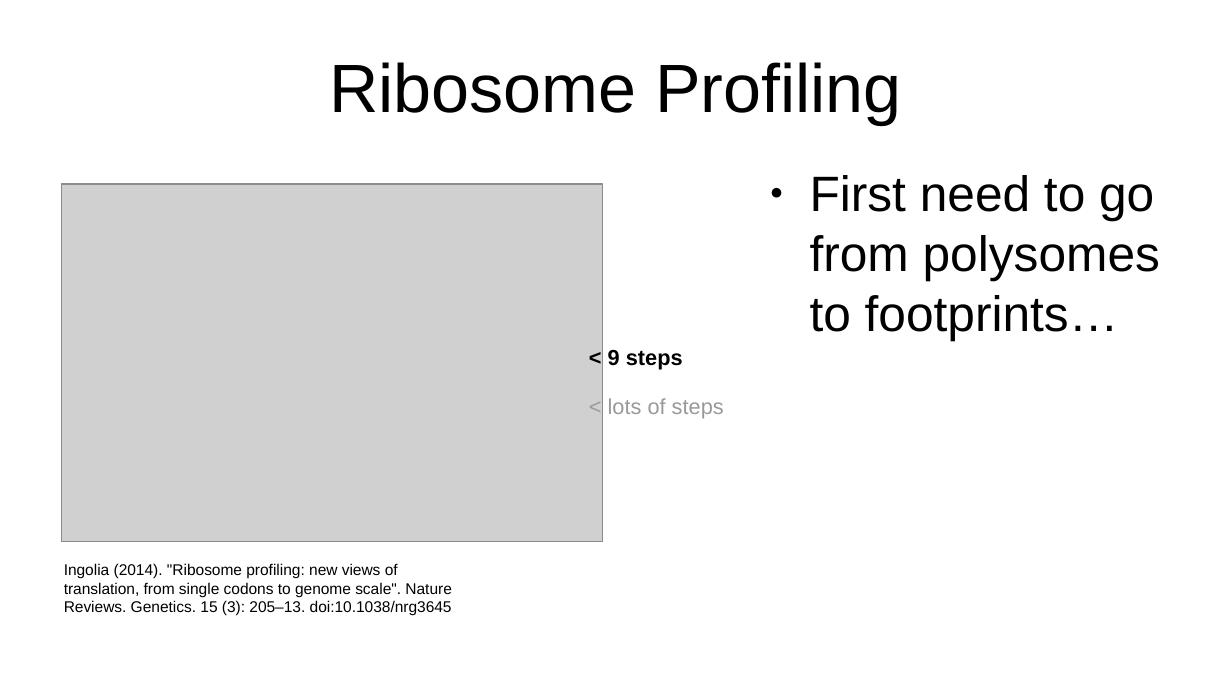
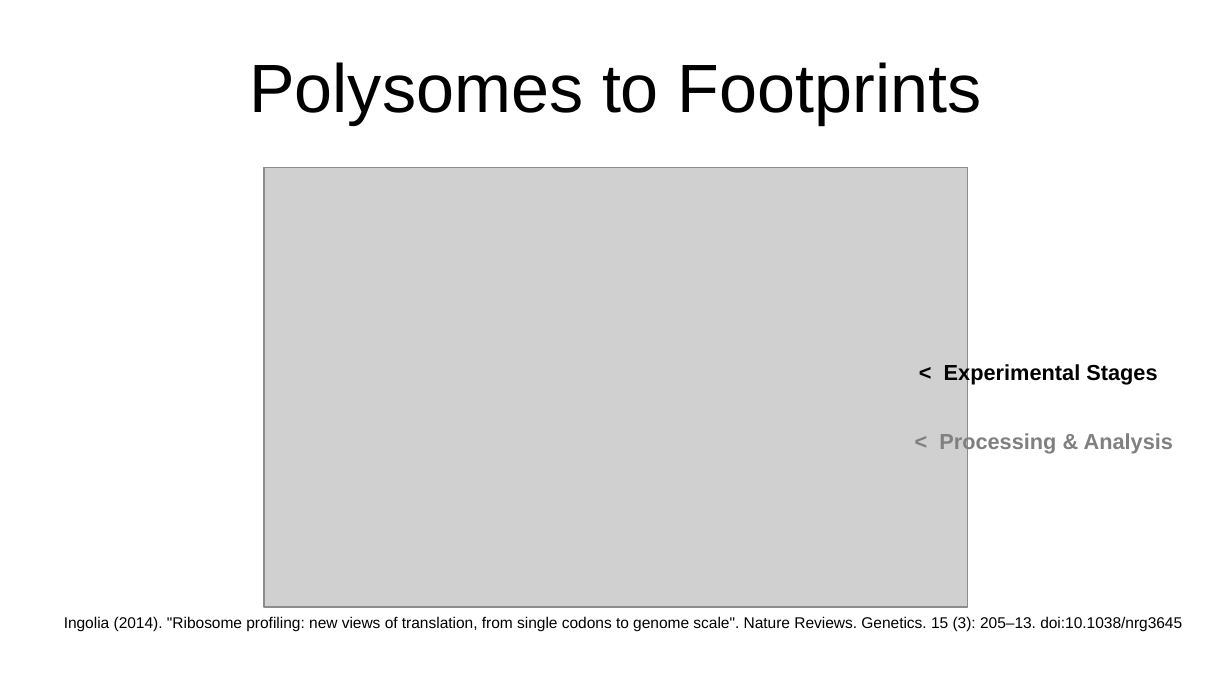
Before and after one commit to FlicAnderson/LabTalk-RiboViz, a slide deck: slide 10 of LabTalk.odp (slide 7 before the commit). Drawn at 1232x693 pixels with LibreOffice and Linux fonts; fonts in the diff are those of the drawing; grey boxes stand for pictures. Boxes give left, top, right and bottom in pixels: in the first picture for what was removed or moved away, otherwise in the second. Text is boxed around its words. In the diff, an @@ line names an element or a change of style, - is before the commit and + after.

```diff
--- a/LabTalk.odp
+++ b/LabTalk.odp
@@ title at bbox=[249, 62, 981, 125]: text changed @@
-Ribosome Profiling
+Polysomes to Footprints
@@ picture: place and size @@
-picture at bbox=[61, 184, 603, 542]
+picture at bbox=[264, 168, 968, 608]
@@ text removed at bbox=[810, 175, 1160, 340] @@
-● First need to go from polysomes to footprints…
@@ text removed at bbox=[608, 350, 683, 370] @@
-< 9 steps
@@ text added at bbox=[944, 363, 1157, 385], 14 pt, text #000000, bold @@
+< Experimental Stages
@@ text removed at bbox=[608, 398, 724, 419] @@
-< lots of steps
@@ text added at bbox=[939, 432, 1173, 454], 14 pt, text #808080, bold @@
+< Processing & Analysis
@@ text "Ingolia (2014). "Ribosome profiling: new ..." rewrapped from bbox=[64, 563, 452, 616] to bbox=[64, 616, 1182, 631] @@
```
Also in this commit, not shown: 21 other slides changed, 4 slides added, 10 slides removed.
